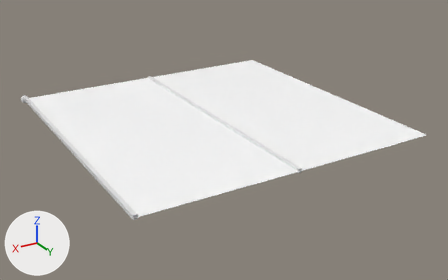
Renders of the glTF model Import/Paper/Crane/Fox_1_Correct.glb from each side of a commit.
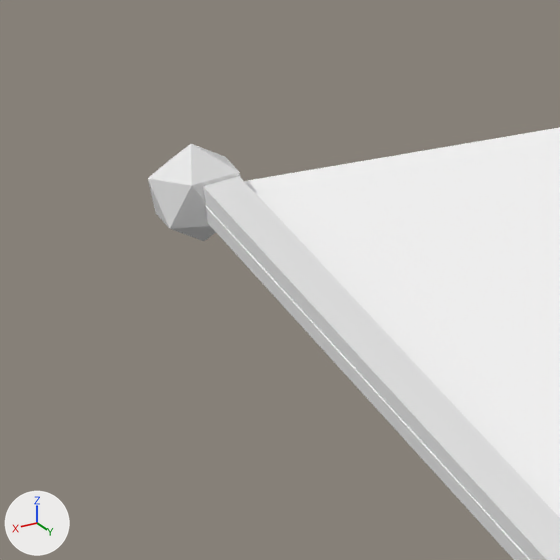
The first picture shows the older version from a camera (50 mm lens) standing at (1.057, 1.856, 0.818) and looking at (-0.023, 0.056, -0.082). The close-ups show both versions on the part from 2% to 12% of the width and 30% to 47% of the height of that picture; other places that the commit changed are outside them. The axes (+X, +Y, +Z) are drawn at lower left. The lights are the same throughout. Where no turn or scale is listed for an object, it has been applied to the vertices.

Names of what the first close-up shows: 'Fox_Corner_1_Correct', 'Fox_Edge_1_Correct', 'Fox_Paper_1_Correct'.
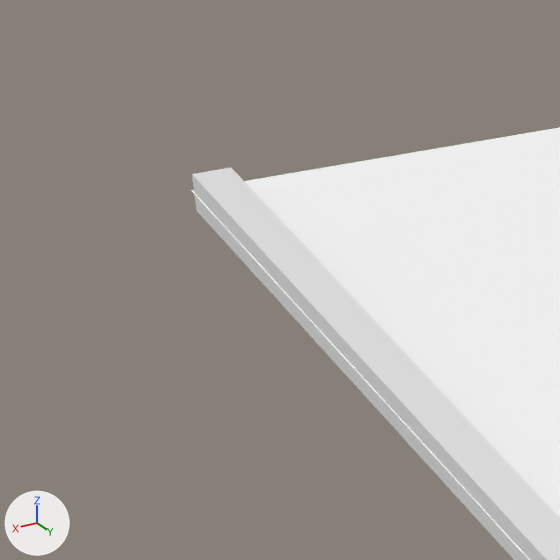
What differs and where, as boxes (x1, y1, x2, y2) in the close-ups (560 x 560 px):
'Fox_Corner_1_Correct', deleted
    before: (148, 144, 241, 241)

The change, as a list of edits to the scene's bpy script:
```text
Remove ob_fox_corner_1_correct:
    ob_fox_corner_1_correct = bpy.data.objects.new('Fox_Corner_1_Correct', me_icosphere_014)
    ob_fox_corner_1_correct.location = (0.0, 0.0, 0.0)
```
